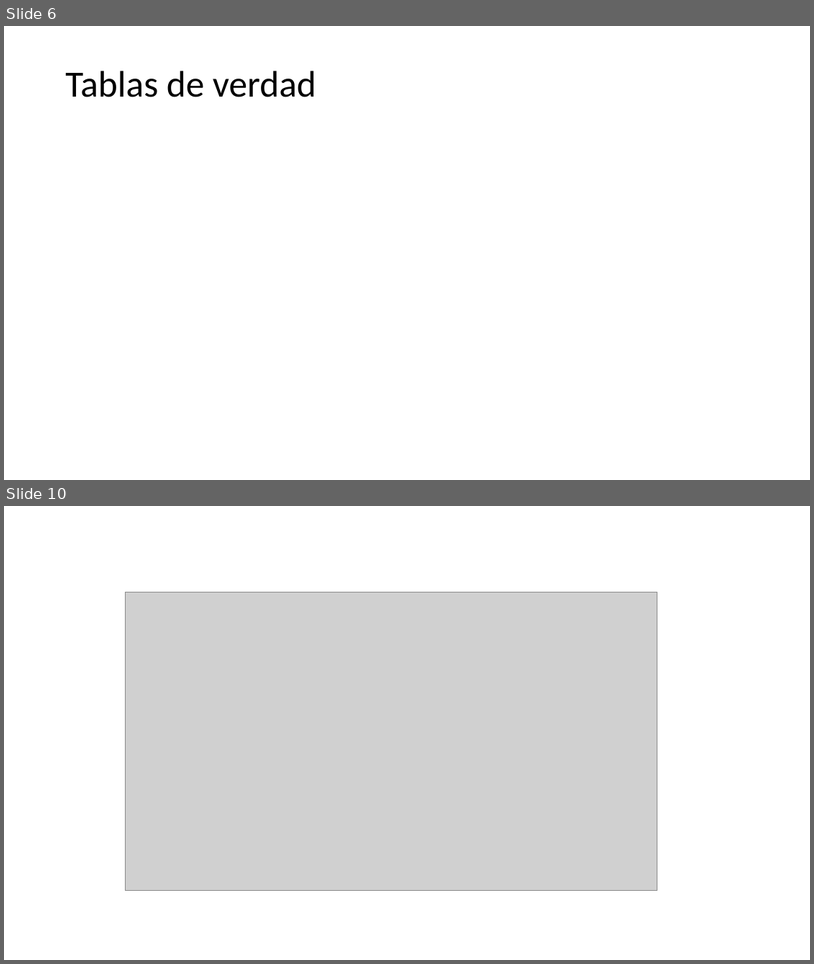
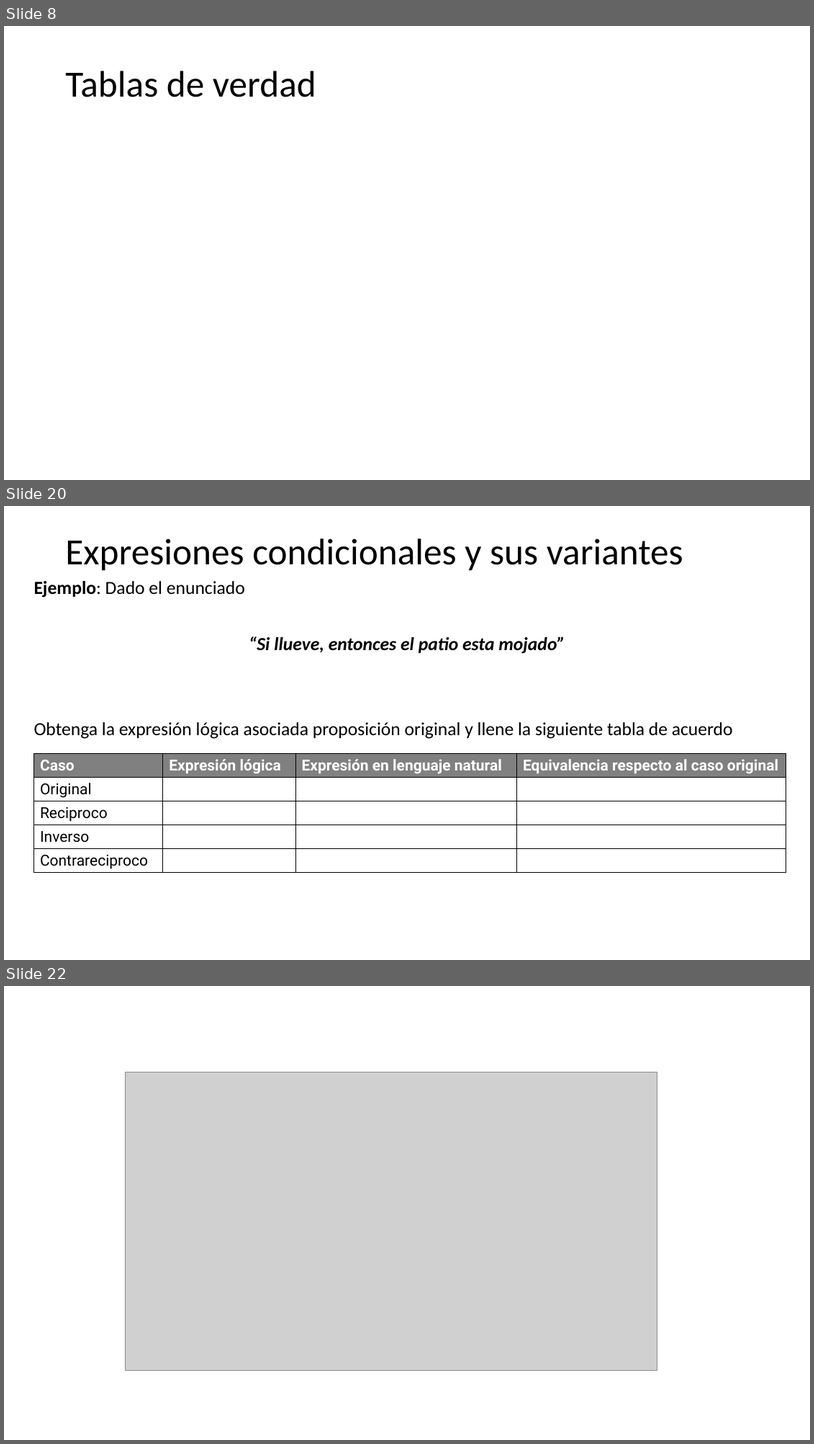
Before and after one commit to discretas1-udea/apuntes_clases_2026-2, a slide deck: clase-04/apuntes_clase4.pptx. Shown one above the other, each under a label of ours: slides 6 and 10 before the commit, slides 8, 20 and 22 after it; the slides between them are not shown. The pictures are 814x964 and 814x1444 pixels, drawn with LibreOffice and Linux fonts; fonts in the diff are those of the drawing; grey boxes stand for pictures. Boxes give left, top, right and bottom in pixels: in the first picture for what was removed or moved away, otherwise in the second. Text is boxed around its words. In the diff, an @@ line names an element or a change of style, - is before the commit and + after.

```diff
--- a/clase-04/apuntes_clase4.pptx
+++ b/clase-04/apuntes_clase4.pptx
@@ slide 20 added at box(4, 506, 810, 960), background #FFFFFF @@
@@ title added at box(65, 538, 684, 571), 44 pt, text #000000 @@
+Expresiones condicionales y sus variantes
@@ text added at box(34, 581, 733, 739), 22 pt, text #000000 @@
+Ejemplo: Dado el enunciado
+“Si llueve, entonces el patio esta mojado”
+Obtenga la expresión lógica asociada proposición original y llene la siguiente tabla de acuerdo
@@ table added at box(34, 754, 786, 947), 5 rows, 4 columns @@
+Caso | Expresión lógica | Expresión en lenguaje natural | Equivalencia respecto al caso original
+Original |  |  | 
+Reciproco |  |  | 
+Inverso |  |  | 
+Contrareciproco |  |  | 
@@ what was slide 6 is now slide 8 @@
@@ what was slide 10 is now slide 22 @@
```
Also in this commit, not shown: 8 slides changed, 11 other slides added, 3 other files.
